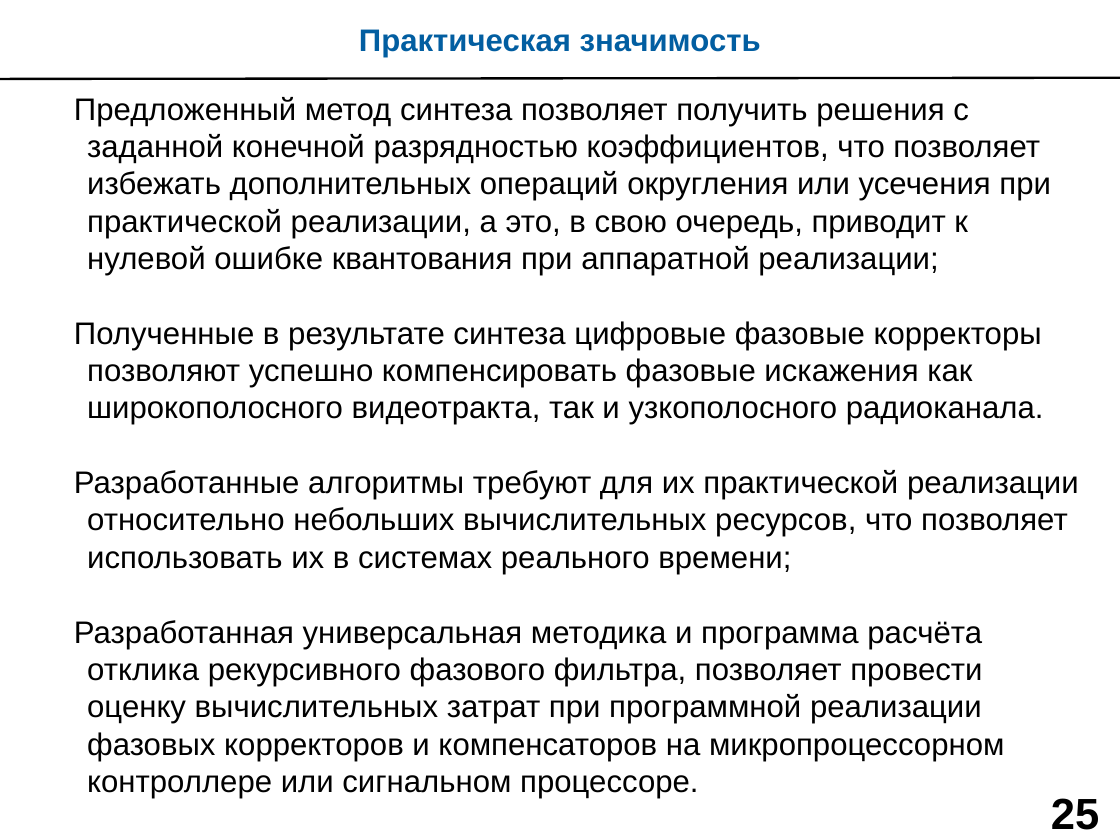
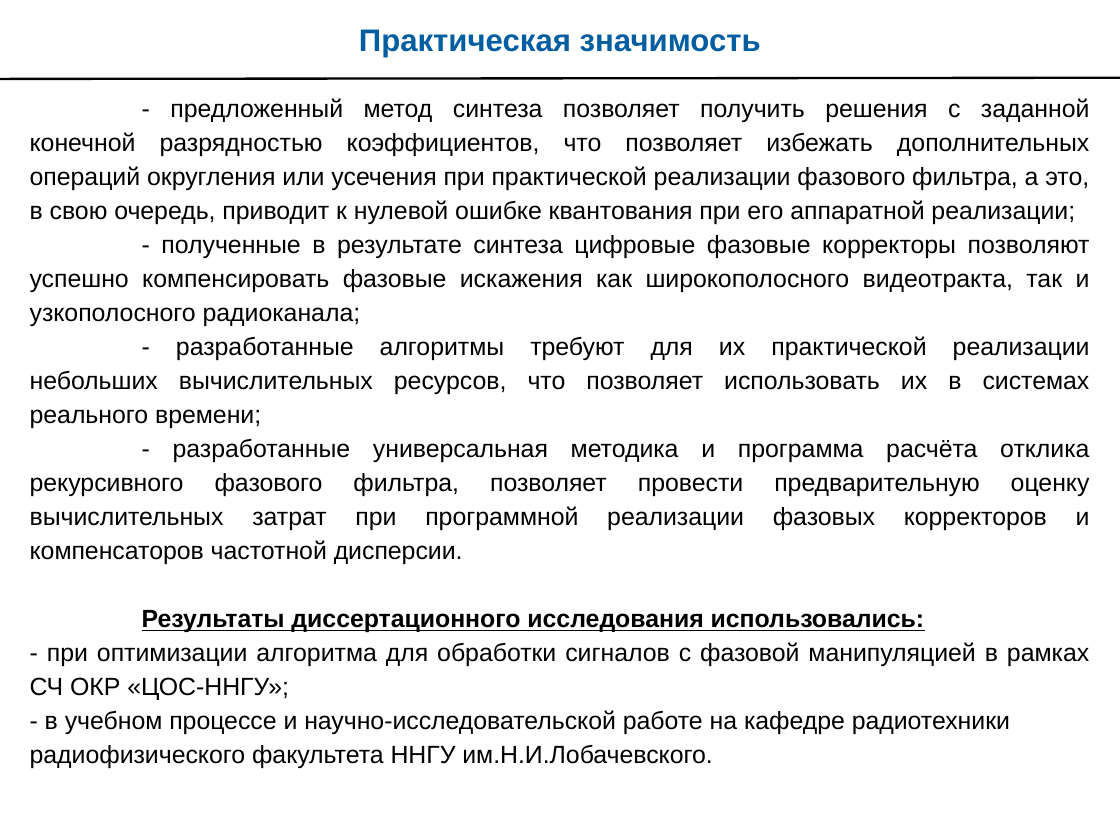
Before and after one commit to kit8nino/disser_ktn, a slide deck: slide 25 of Морозов_дисс_н_презентация.pptx. Drawn at 1120x840 pixels with LibreOffice and Linux fonts; fonts in the diff are those of the drawing. Boxes give left, top, right and bottom in pixels: in the first picture for what was removed or moved away, otherwise in the second. Text is boxed around its words. In the diff, an @@ line names an element or a change of style, - is before the commit and + after.

```diff
--- a/Морозов_дисс_н_презентация.pptx
+++ b/Морозов_дисс_н_презентация.pptx
@@ text at (30, 98, 1090, 768): text changed; size 20 to 16 pt @@
-Предложенный метод синтеза позволяет получить решения с заданной конечной разрядностью коэффициентов, что позволяет избежать дополнительных операций округления или усечения при практической реализации, а это, в свою очередь, приводит к нулевой ошибке квантования при аппаратной реализации;
-Полученные в результате синтеза цифровые фазовые корректоры позволяют успешно компенсировать фазовые искажения как широкополосного видеотракта, так и узкополосного радиоканала.
-Разработанные алгоритмы требуют для их практической реализации относительно небольших вычислительных ресурсов, что позволяет использовать их в системах реального времени;
-Разработанная универсальная методика и программа расчёта отклика рекурсивного фазового фильтра, позволяет провести оценку вычислительных затрат при программной реализации фазовых корректоров и компенсаторов на микропроцессорном контроллере или сигнальном процессоре.
+- предложенный метод синтеза позволяет получить решения с заданной конечной разрядностью коэффициентов, что позволяет избежать дополнительных операций округления или усечения при практической реализации фазового фильтра, а это, в свою очередь, приводит к нулевой ошибке квантования при его аппаратной реализации;
+- полученные в результате синтеза цифровые фазовые корректоры позволяют успешно компенсировать фазовые искажения как широкополосного видеотракта, так и узкополосного радиоканала;
+- разработанные алгоритмы требуют для их практической реализации небольших вычислительных ресурсов, что позволяет использовать их в системах реального времени;
+- разработанные универсальная методика и программа расчёта отклика рекурсивного фазового фильтра, позволяет провести предварительную оценку вычислительных затрат при программной реализации фазовых корректоров и компенсаторов частотной дисперсии.
+Результаты диссертационного исследования использовались:
+- при оптимизации алгоритма для обработки сигналов с фазовой манипуляцией в рамках СЧ ОКР «ЦОС-ННГУ»;
+- в учебном процессе и научно-исследовательской работе на кафедре радиотехники радиофизического факультета ННГУ им.Н.И.Лобачевского.
@@ page number removed at (1051, 798, 1099, 830) @@
-25
```
Also in this commit, not shown: 26 other slides changed, 2 other files.
